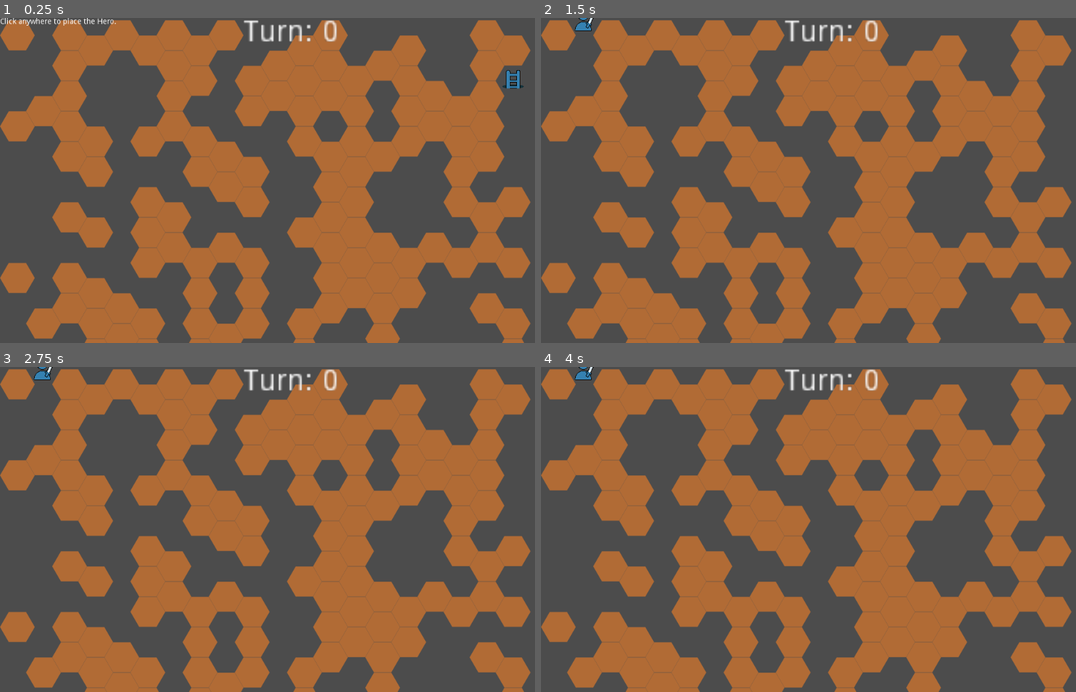
Above: before the commit, frames 1-4 (two rows, left to right).
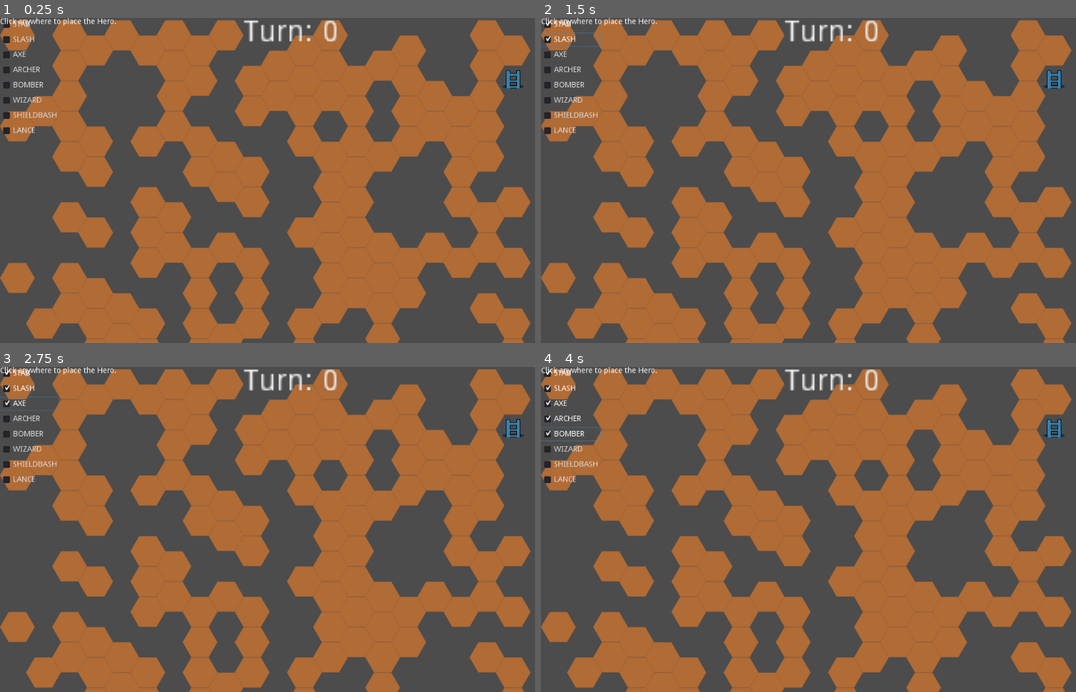
Above: after the commit, the same moments.

Repository: ra314/psiloi
Game: Godot game, scene res://Scenes/Main.tscn
Two runs of this game, one before a commit and one after it. Both use one fixed random seed, a clock stepped at 60 frames per second and the inputs below.
Inputs (mouse positions are in pixels of both pictures, inside the frame that each line leads up to):
- Up to frame 1 (0.25 s): no input
- Up to frame 2 (1.5 s): click (573, 24) at 0.5 s, where only the run after the commit has a clickable "STAB"; click (573, 40) at 1.25 s, where only the run after the commit has a clickable "SLASH"
- Up to frame 3 (2.75 s): click (32, 402) at 2 s, where only the run after the commit has a clickable "AXE"
- Up to frame 4 (4 s): click (573, 419) at 2.75 s, where only the run after the commit has a clickable "ARCHER"; click (573, 435) at 3.5 s, where only the run after the commit has a clickable "BOMBER"

The runs differ from the first frame. In frame 1, 0.6% of the frame differs, in the area x 0-11%, y 0-36%; in frame 2, 1.0%; in frame 3, 1.0%, in the area x 0-98%, y 0-36%; in frame 4, 1.0%.

Commit message:
Added dynamic powerup selection for level init.

Diff:
--- /dev/null
+++ b/Scenes/Level Components/Powerup Selector.tscn
@@ -0,0 +1,6 @@
+[gd_scene load_steps=2 format=2]
+
+[ext_resource path="res://Scripts/PowerupSelector.gd" type="Script" id=1]
+
+[node name="PowerupSelector" type="GridContainer"]
+script = ExtResource( 1 )
--- a/Scenes/Main.tscn
+++ b/Scenes/Main.tscn
@@ -1,8 +1,9 @@
-[gd_scene load_steps=8 format=2]
+[gd_scene load_steps=9 format=2]
 
 [ext_resource path="res://Tilemap/Tileset_Hex.tres" type="TileSet" id=1]
 [ext_resource path="res://Scripts/Main.gd" type="Script" id=2]
 [ext_resource path="res://Scenes/Player.tscn" type="PackedScene" id=3]
+[ext_resource path="res://Scenes/Level Components/Powerup Selector.tscn" type="PackedScene" id=4]
 [ext_resource path="res://Scripts/TileMap.gd" type="Script" id=5]
 [ext_resource path="res://Tilemap/Tileset_UI.tres" type="TileSet" id=6]
 [ext_resource path="res://Assets/Object_Player_Exit.png" type="Texture" id=7]
@@ -46,3 +47,6 @@
 margin_bottom = 14.0
 rect_scale = Vector2( 4, 4 )
 text = "Turn: 0"
+
+[node name="PowerupSelector" parent="." instance=ExtResource( 4 )]
+visible = false
--- a/Scripts/Main.gd
+++ b/Scripts/Main.gd
@@ -24,21 +24,29 @@
 func dynamic_initialize_units() -> void:
 	var label = Label.new()
 	add_child(label)
+
+	$PowerupSelector.visible = true
+	$PowerupSelector.init(AUTO.ATTACK.keys())
+
 	label.text = "Click anywhere to place the Hero."
 	var grid_pos = yield(self, "mouse_click")[0]
 	var player = AUTO.add_childv2($Units, PLAYER.instance()).init($TileMap, grid_pos, \
-		AUTO.TEAM.PLAYER, HashSet.neww([AUTO.ATTACK.STAB, AUTO.ATTACK.ARCHER]))
+		AUTO.TEAM.PLAYER, HashSet.neww($PowerupSelector.get_selected_powerups()))
+
 	label.text = "Click anywhere to place the enemies. Click on a blocking tile to finish."
 	grid_pos = yield(self, "mouse_click")[0]
 	var enemies = []
 	while !($TileMap.get_cellv(grid_pos) in AUTO.BLOCKING_TILES):
 		enemies.append(AUTO.add_childv2($Units, ENEMY.instance()).init($TileMap, grid_pos, \
-		AUTO.TEAM.ENEMY, HashSet.neww([AUTO.ATTACK.SLASH])))
+		AUTO.TEAM.ENEMY, HashSet.neww($PowerupSelector.get_selected_powerups())))
 		grid_pos = yield(self, "mouse_click")[0]
+
 	AUTO.players_set = HashSet.neww([player])
 	AUTO.enemies_set = HashSet.neww(enemies)
 	AUTO.all_units = enemies + [player]
+
 	label.queue_free()
+	$PowerupSelector.visible = false
 	$Exit.position = $TileMap.map_to_world(get_random_non_blocking_tile())
 
 func get_random_non_blocking_tile() -> Vector2:
@@ -81,9 +89,12 @@
 	print("num_tries " + str(num_tries))
 	$TileMap.highlight_path(path)
 
+const UI_LOCATION = Vector2(100,220)
 signal mouse_click(grid_pos, curr_selected_unit)
 func _input(event):
 	if event is InputEventMouseButton and event.is_action_released("click"):
+		if event.position < UI_LOCATION:
+			return
 		var grid_pos = $TileMap.world_to_map(event.position)
 		var curr_selected_unit = AUTO.pos_to_unit_map.get(grid_pos, null)
 		emit_signal("mouse_click", grid_pos, curr_selected_unit)
--- /dev/null
+++ b/Scripts/PowerupSelector.gd
@@ -0,0 +1,14 @@
+extends GridContainer
+
+func init(powerups: Array):
+	for powerup in powerups:
+		var checkbox = CheckBox.new()
+		checkbox.text = powerup
+		add_child(checkbox)
+
+func get_selected_powerups() -> Array:
+	var powerups = []
+	for child in get_children():
+		if child.pressed:
+			powerups.append(AUTO.ATTACK.get(child.text))
+	return powerups
--- a/Scripts/Unit.gd
+++ b/Scripts/Unit.gd
@@ -60,6 +60,7 @@
 
 # Attacks if you move directly towards a unit and are now adjacent
 func check_and_perform_stab_attack(prev_grid_pos: Vector2) -> void:
+	print(AUTO.ATTACK.STAB)
 	if not (AUTO.ATTACK.STAB in allowed_attack_enums):
 		return
 	var target_grid_pos = NAVIGATOR.get_next_grid_pos_in_same_dir(prev_grid_pos, grid_pos)
